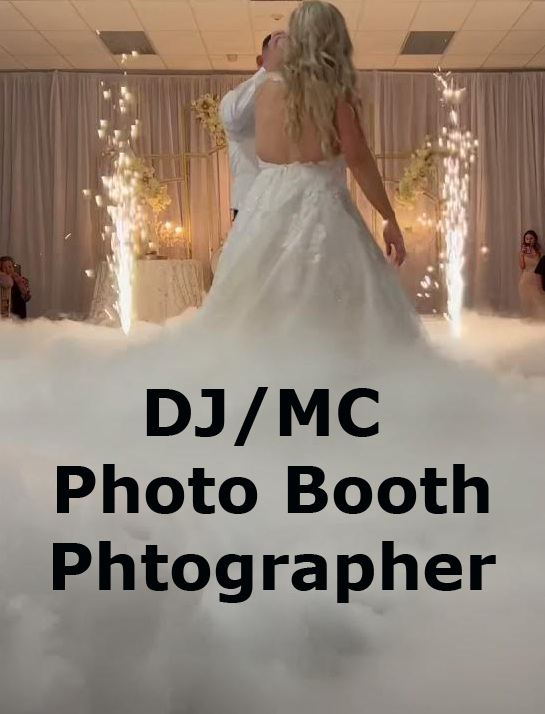
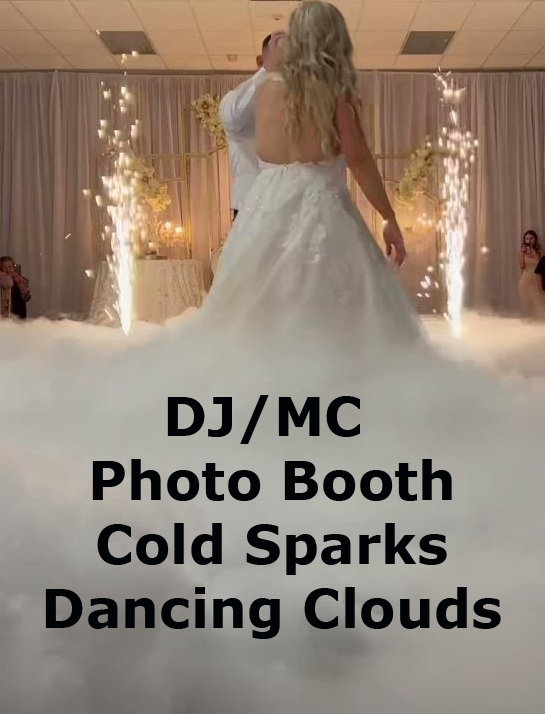
Layer changes from the first 545 x 714 image to the second:
renamed "DJ/MC Photo Booth Phtographer" to "DJ/MC Photo Booth Cold Sparks Dancing Clouds", painted on it over (45, 387, 501, 639)
